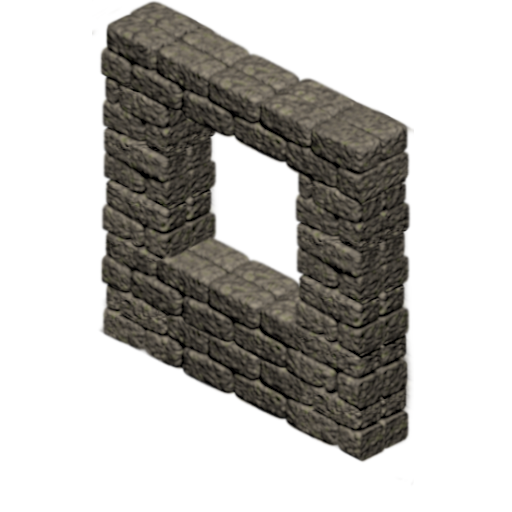
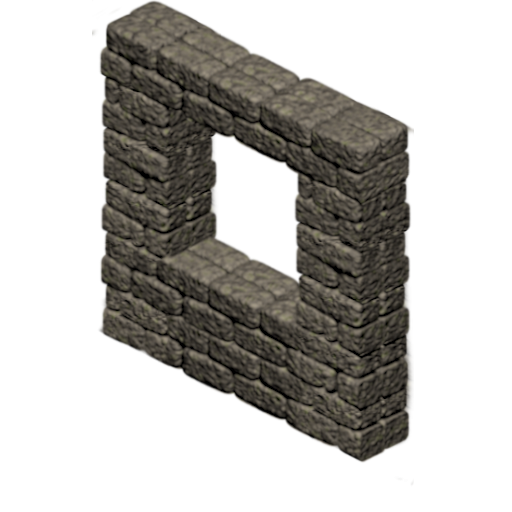
Layers edited between the first and the second 512 x 512 image:
added layer "Visible" above "hjm-tileable_rough_wall.png copy #1" over [92, 0, 414, 486]
